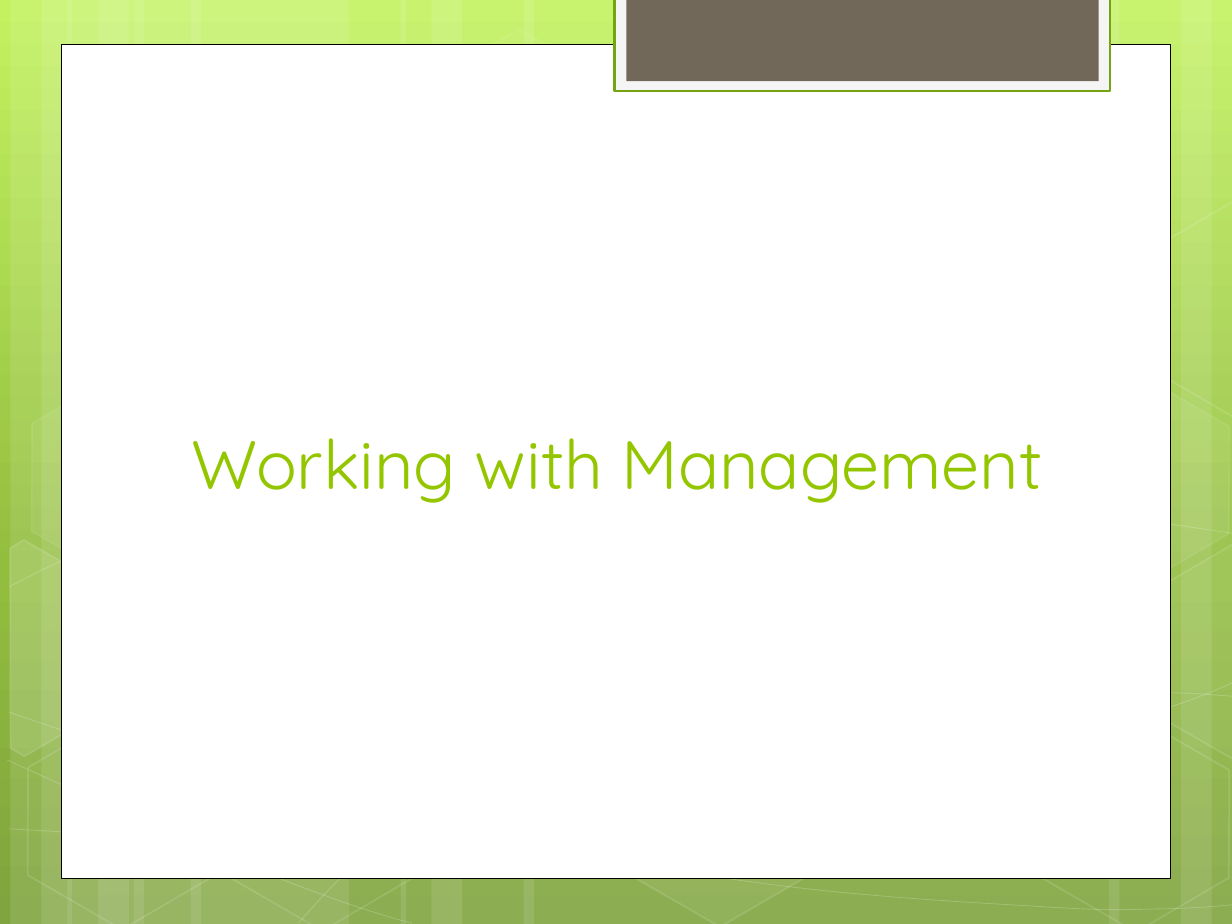
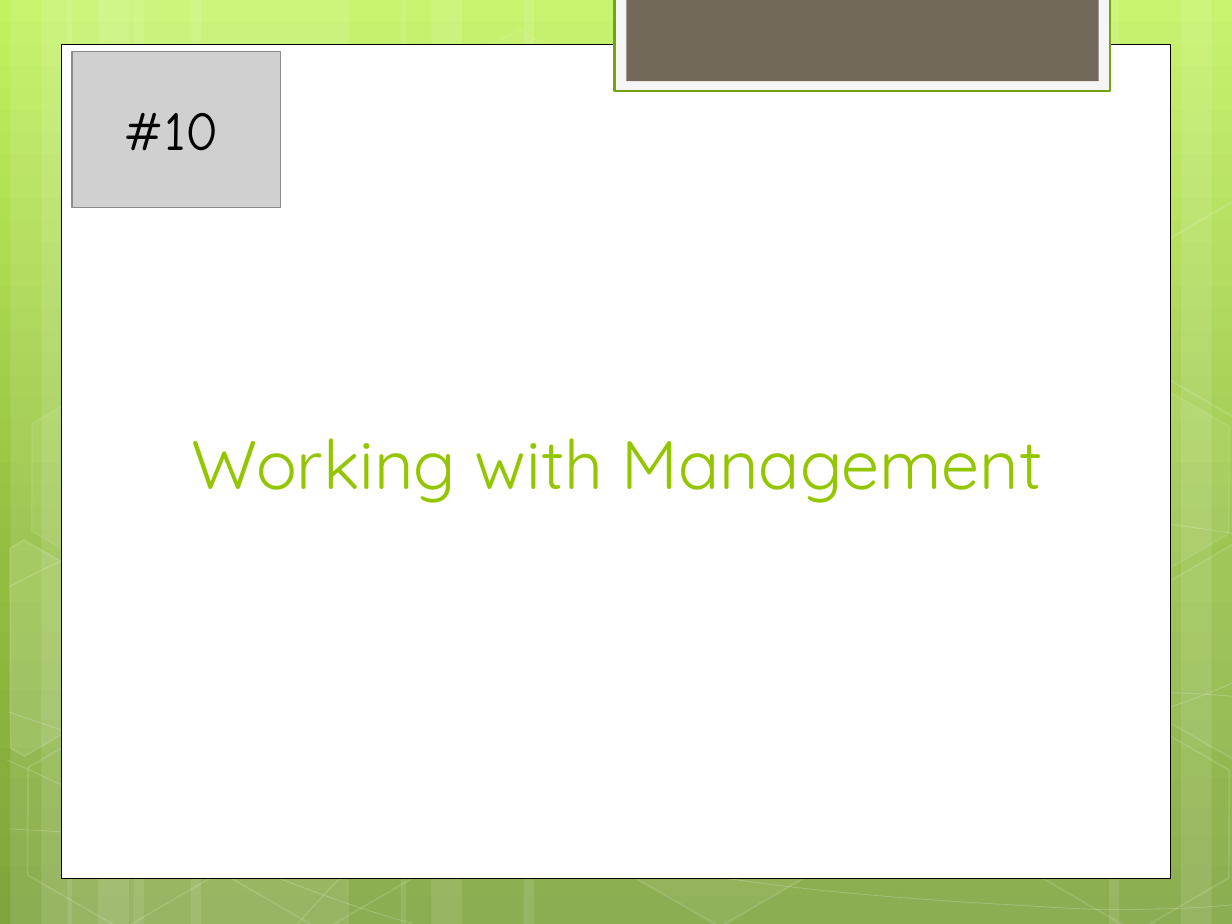
Before and after one commit to JonKruger/iteration-management, a slide deck: slide 43 of Iteration Management - Your Key to Predictable Delivery.pptx. Drawn at 1232x924 pixels with LibreOffice and Linux fonts; fonts in the diff are those of the drawing; grey boxes stand for pictures. Boxes give left, top, right and bottom in pixels: in the first picture for what was removed or moved away, otherwise in the second. Text is boxed around its words. In the diff, an @@ line names an element or a change of style, - is before the commit and + after.

```diff
--- a/Iteration Management - Your Key to Predictable Delivery.pptx
+++ b/Iteration Management - Your Key to Predictable Delivery.pptx
@@ picture added at <box>71,52,281,208</box> @@
@@ text added at <box>123,113,219,151</box>, 32 pt, text #000000 @@
+#10
```
Also in this commit, not shown: 15 other slides changed, 1 slide added, 1 other file.
